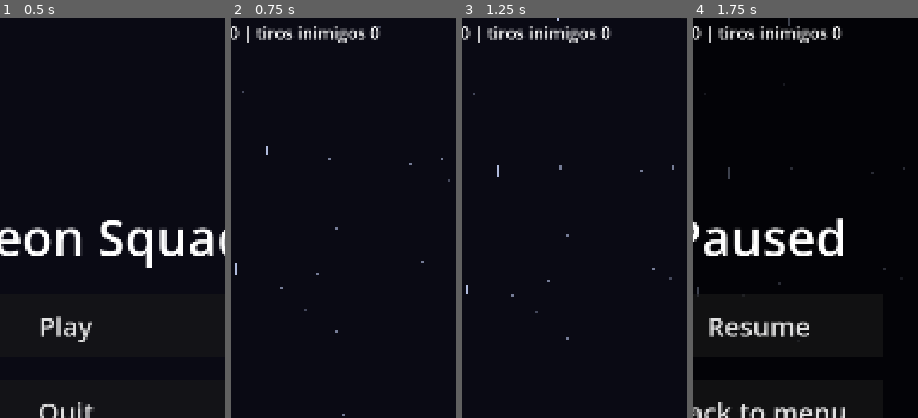
Above: before the commit, frames 1-4 (left to right).
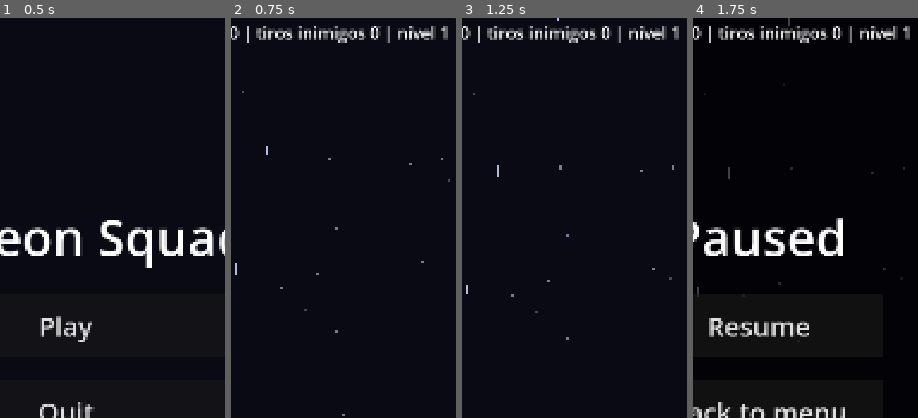
Above: after the commit, the same moments.

Repository: GDPonsoni/Nucleon-Squad-3D
Game: Godot game, scene res://scenes/menu.tscn
The game is run twice, just before and just after one commit, with the same random seed, the same clock (stepped at 60 frames per second) and the same inputs.
Inputs:
- Up to frame 1 (0.5 s): no input
- Up to frame 2 (0.75 s): click "Play" at 0.5 s
- Up to frame 3 (1.25 s): no input
- Up to frame 4 (1.75 s): click "II" at 1.25 s
The pictures show only the part of the screen within x 35-85%, y 12-62%; the shares and areas given below are measured in that part.

Frame 1 is identical in both runs. In frame 2, 0.5% of the frame differs, in the area x 69-97%, y 2-7%; in frame 3, 0.5%; in frame 4, 0.5%.

Commit message:
feat(core): adiciona power-ups que sobem o nível da arma
Um power-up cai a cada 8 inimigos destruídos (powerup_every_kills),
desce devagar e é coletado ao encostar na nave. Sobe 1 nível da arma
do corpo ativo, até o máximo. Ao perder o corpo, o nível dele volta a 1.

Co-Authored-By: Claude Opus 5.5 <noreply@anthropic.com>

Diff:
--- a/scripts/core/combat_context.gd
+++ b/scripts/core/combat_context.gd
@@ -5,6 +5,7 @@
 var player_bullets: NodePool
 var enemy_bullets: NodePool
 var enemies: NodePool
+var power_ups: NodePool
 
 
 ## Inimigo visível mais próximo de um ponto (null se não houver).
--- a/scripts/core/combat_system.gd
+++ b/scripts/core/combat_system.gd
@@ -1,10 +1,12 @@
 class_name CombatSystem
 extends Node
 ## Colisões por círculos, sem física: tiros do jogador x inimigos e
-## tiros/inimigos x núcleo da nave (a hitbox é o núcleo, menor que o corpo).
+## tiros/inimigos x núcleo da nave (a hitbox é o núcleo, menor que o corpo)
+## e coleta de power-ups.
 ## Fica por último na árvore para rodar depois dos movimentos.
 
 signal player_hit(damage: int)
+signal powerup_collected
 
 var _context: CombatContext
 var _player: Player
@@ -17,6 +19,8 @@
 
 func _process(_delta: float) -> void:
 	_player_bullets_vs_enemies()
+	if _player.body != null:
+		_collect_powerups()
 	if _player.is_vulnerable():
 		_hazards_vs_player()
 
@@ -34,6 +38,17 @@
 				_context.player_bullets.release(bullet)
 				enemy.take_damage(bullet.damage)
 				break
+
+
+## Área de coleta generosa (maior que a hitbox), centrada na nave.
+func _collect_powerups() -> void:
+	var power_ups: Array[PoolItem] = _context.power_ups.active
+	var reach: float = Params.powerup_pickup_radius + Params.powerup_radius
+	for i in range(power_ups.size() - 1, -1, -1):
+		var power_up: PoolItem = power_ups[i]
+		if power_up.position.distance_squared_to(_player.position) <= reach * reach:
+			_context.power_ups.release(power_up)
+			powerup_collected.emit()
 
 
 ## No máximo um hit por frame; a invulnerabilidade evita hits em sequência.
--- a/scripts/core/game.gd
+++ b/scripts/core/game.gd
@@ -11,6 +11,8 @@
 var time_controller: TimeController
 var switcher: BodySwitcher
 var spawner: EnemySpawner
+var power_ups: NodePool
+var dropper: PowerUpDropper
 var pause_menu: PauseMenu
 var game_over_menu: GameOverMenu
 
@@ -41,17 +43,28 @@
 	enemy_bullets.name = "EnemyBullets"
 	context.enemy_bullets = enemy_bullets
 
+	# O dropper existe antes do pool de inimigos: cada inimigo se conecta a ele
+	dropper = PowerUpDropper.new()
+	dropper.name = "PowerUpDropper"
+
 	enemies = NodePool.new(_create_enemy, Params.enemy_pool_size)
 	enemies.name = "Enemies"
 	add_child(enemies)
 	context.enemies = enemies
+
+	power_ups = NodePool.new(PowerUp.new, Params.powerup_pool_size)
+	power_ups.name = "PowerUps"
+	context.power_ups = power_ups
+	dropper.setup(power_ups)
+	add_child(dropper)
 
 	player = Player.new()
 	player.name = "Player"
 	add_child(player)
 	player.setup(context)
 
-	# Tiros inimigos por cima da nave, para ficarem sempre visíveis
+	# Power-ups e tiros inimigos por cima da nave e do raio, para ficarem sempre visíveis
+	add_child(power_ups)
 	add_child(enemy_bullets)
 
 	switcher = BodySwitcher.new()
@@ -78,6 +91,7 @@
 	add_child(combat)
 	combat.setup(context, player)
 	combat.player_hit.connect(_on_player_hit)
+	combat.powerup_collected.connect(_on_powerup_collected)
 
 	var hud := Hud.new()
 	hud.name = "Hud"
@@ -103,7 +117,7 @@
 
 func _switch_to(index: int, invulnerable_seconds: float) -> void:
 	state.select(index)
-	player.set_body(state.current_body(), 1, invulnerable_seconds)
+	player.set_body(state.current_body(), state.weapon_levels[index], invulnerable_seconds)
 
 
 func _on_body_chosen(index: int) -> void:
@@ -116,6 +130,11 @@
 	state.damage_current(damage)
 	if state.is_alive(state.current):
 		player.start_invulnerability(Params.hit_invulnerability_seconds)
+
+
+func _on_powerup_collected() -> void:
+	if state.level_up_current() and player.weapon != null:
+		player.weapon.set_level(state.weapon_levels[state.current])
 
 
 ## Corpo destruído: o núcleo racha e o jogador escolhe outro corpo vivo.
@@ -139,9 +158,11 @@
 func _create_enemy() -> PoolItem:
 	var enemy := Enemy.new()
 	enemy.bullets = enemy_bullets
+	enemy.killed.connect(dropper.on_enemy_killed)
 	return enemy
 
 
 func _debug_stats() -> String:
-	return "tiros %d | inimigos %d | tiros inimigos %d" % [
-		player_bullets.active.size(), enemies.active.size(), enemy_bullets.active.size()]
+	return "tiros %d | inimigos %d | tiros inimigos %d | nível %d" % [
+		player_bullets.active.size(), enemies.active.size(), enemy_bullets.active.size(),
+		state.weapon_levels[state.current]]
--- a/scripts/core/match_state.gd
+++ b/scripts/core/match_state.gd
@@ -7,9 +7,11 @@
 signal hits_changed(index: int, hits_left: int)
 signal body_destroyed(index: int)
 signal game_over
+signal weapon_level_changed(index: int, level: int)
 
 var bodies: Array[BodyData] = []
 var hits_left: PackedInt32Array = PackedInt32Array()
+var weapon_levels: PackedInt32Array = PackedInt32Array()  # nível da arma de cada corpo
 var current: int = 0
 
 
@@ -17,6 +19,8 @@
 	bodies = formation.bodies.duplicate()
 	hits_left.resize(bodies.size())
 	hits_left.fill(Params.body_max_hits)
+	weapon_levels.resize(bodies.size())
+	weapon_levels.fill(1)
 
 
 func current_body() -> BodyData:
@@ -52,6 +56,17 @@
 	hits_changed.emit(current, hits_left[current])
 	if is_alive(current):
 		return
+	# Corpo perdido leva junto os power-ups da arma
+	weapon_levels[current] = 1
 	body_destroyed.emit(current)
 	if alive_indices().is_empty():
 		game_over.emit()
+
+
+## Sobe o nível da arma do corpo ativo. Retorna false se já estiver no máximo.
+func level_up_current() -> bool:
+	if weapon_levels[current] >= current_body().weapon.max_level():
+		return false
+	weapon_levels[current] += 1
+	weapon_level_changed.emit(current, weapon_levels[current])
+	return true
--- a/scripts/core/params.gd
+++ b/scripts/core/params.gd
@@ -71,3 +71,14 @@
 var enemy_pool_size: int = 24
 var enemy_bullet_pool_size: int = 160
 var enemy_hit_flash_seconds: float = 0.06
+
+# --- Power-ups ---
+var powerup_every_kills: int = 8  # 1 power-up a cada N inimigos destruídos
+var powerup_pool_size: int = 8
+var powerup_fall_speed: float = 150.0  # px/s
+var powerup_radius: float = 30.0
+var powerup_pickup_radius: float = 60.0  # a partir do centro da nave
+var powerup_color: Color = Color(1.0, 0.85, 0.3)
+var powerup_spin_speed: float = 2.5  # rad/s
+var powerup_pulse: float = 0.12  # variação de escala
+var powerup_pulse_speed: float = 6.0
--- a/scripts/enemies/enemy.gd
+++ b/scripts/enemies/enemy.gd
@@ -1,6 +1,9 @@
 class_name Enemy
 extends PoolItem
 ## Inimigo reutilizável: desce em linha reta e atira reto para baixo.
+
+## Destruído pelo jogador (não emite ao sair pela borda de baixo).
+signal killed(enemy: Enemy)
 
 var data: EnemyData
 var hp: int = 0
@@ -33,6 +36,7 @@
 	_flash_left = Params.enemy_hit_flash_seconds
 	queue_redraw()
 	if hp <= 0:
+		killed.emit(self)
 		expire()
 
 
--- /dev/null
+++ b/scripts/weapons/power_up.gd
@@ -0,0 +1,35 @@
+class_name PowerUp
+extends PoolItem
+## Power-up que desce devagar. Ao ser coletado, sobe o nível da arma do corpo ativo.
+
+var _clock: float = 0.0
+
+
+func activate(pos: Vector2) -> void:
+	position = pos
+	_clock = 0.0
+	_set_active()
+
+
+func _process(delta: float) -> void:
+	position.y += Params.powerup_fall_speed * delta
+	if position.y - Params.powerup_radius > get_viewport_rect().end.y:
+		expire()
+		return
+	# Gira e pulsa para chamar atenção
+	_clock += delta
+	rotation = _clock * Params.powerup_spin_speed
+	scale = Vector2.ONE * (1.0 + Params.powerup_pulse * sin(_clock * Params.powerup_pulse_speed))
+
+
+func _draw() -> void:
+	var radius: float = Params.powerup_radius
+	draw_circle(Vector2.ZERO, radius, Color(Params.powerup_color, 0.25))
+	var r: float = radius * 0.75
+	draw_colored_polygon(PackedVector2Array([
+		Vector2(0.0, -r), Vector2(r, 0.0), Vector2(0.0, r), Vector2(-r, 0.0),
+	]), Params.powerup_color)
+	# Sinal de "+"
+	var arm: float = radius * 0.4
+	draw_line(Vector2(-arm, 0.0), Vector2(arm, 0.0), Color.WHITE, 5.0)
+	draw_line(Vector2(0.0, -arm), Vector2(0.0, arm), Color.WHITE, 5.0)
--- /dev/null
+++ b/scripts/weapons/power_up_dropper.gd
@@ -0,0 +1,20 @@
+class_name PowerUpDropper
+extends Node
+## Solta um power-up a cada N inimigos destruídos, na posição do último.
+
+var _pool: NodePool
+var _kills: int = 0
+
+
+func setup(pool: NodePool) -> void:
+	_pool = pool
+
+
+func on_enemy_killed(enemy: Enemy) -> void:
+	_kills += 1
+	if _kills < Params.powerup_every_kills:
+		return
+	_kills = 0
+	var power_up := _pool.acquire() as PowerUp
+	if power_up != null:
+		power_up.activate(enemy.position)
Not shown, added: scripts/weapons/power_up.gd.uid
Not shown, added: scripts/weapons/power_up_dropper.gd.uid
